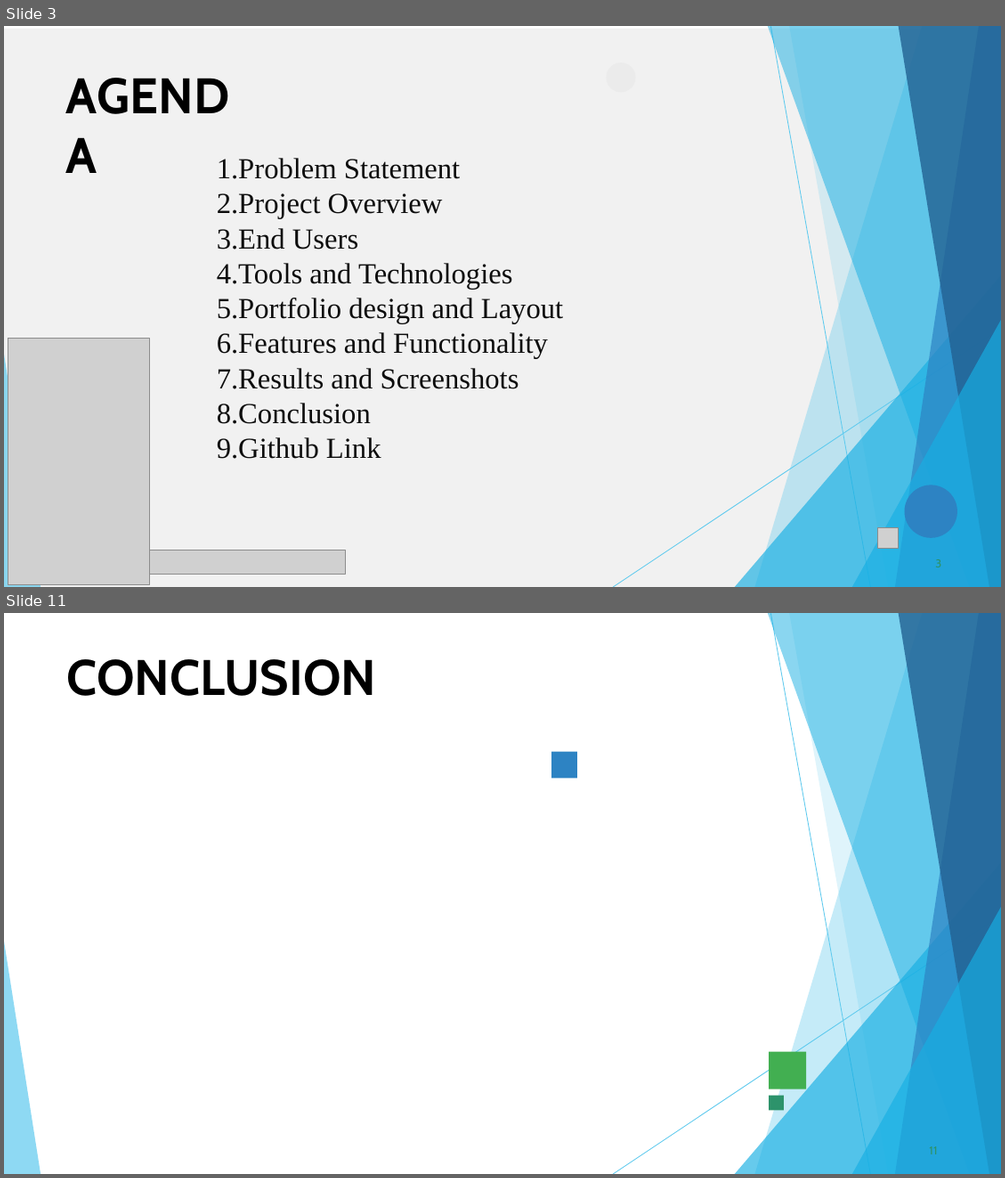
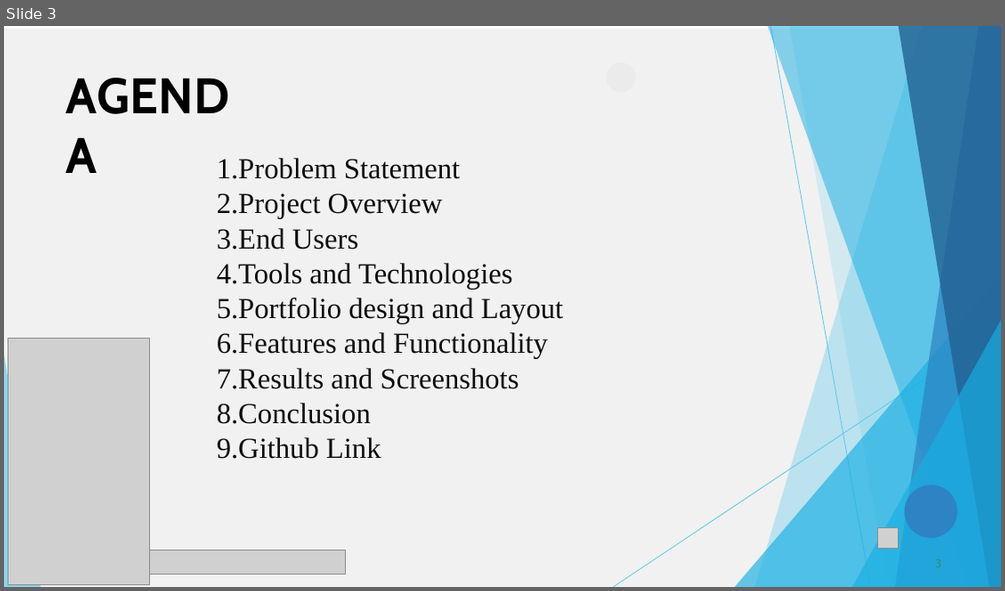
Before and after one commit to karthikagopalsamy28-maker/Karthika, a slide deck: PPT FWD TNSDC 2025 (1).pptx. Shown one above the other, each under a label of ours: slides 3 and 11 before the commit, slide 3 after it; the slides between them are not shown. The pictures are 1005x1178 and 1005x591 pixels, drawn with LibreOffice and Linux fonts; fonts in the diff are those of the drawing; grey boxes stand for pictures; background and template pictures are left out. Boxes give left, top, right and bottom in pixels: in the first picture for what was removed or moved away, otherwise in the second. Text is boxed around its words. In the diff, an @@ line names an element or a change of style, - is before the commit and + after.

```diff
--- a/PPT FWD TNSDC 2025 (1).pptx
+++ b/PPT FWD TNSDC 2025 (1).pptx
@@ slide 11 removed at (x1=4, y1=613, x2=1001, y2=1174), background #FFFFFF @@
@@ freeform shape removed at (x1=755, y1=613, x2=1001, y2=1174) @@
@@ freeform shape removed at (x1=768, y1=613, x2=1001, y2=1174) @@
@@ freeform shape removed at (x1=771, y1=614, x2=871, y2=1174) @@
@@ freeform shape removed at (x1=789, y1=613, x2=1001, y2=1174) @@
@@ freeform shape removed at (x1=896, y1=613, x2=1001, y2=1174) @@
@@ freeform shape removed at (x1=898, y1=613, x2=1001, y2=1174) @@
@@ title removed at (x1=67, y1=659, x2=377, y2=696) @@
-CONCLUSION
@@ freeform shape removed at (x1=551, y1=751, x2=577, y2=778) @@
@@ freeform shape removed at (x1=735, y1=862, x2=1001, y2=1174) @@
@@ freeform shape removed at (x1=614, y1=915, x2=1001, y2=1174) @@
@@ freeform shape removed at (x1=852, y1=907, x2=1001, y2=1174) @@
@@ freeform shape removed at (x1=4, y1=941, x2=40, y2=1174) @@
@@ freeform shape removed at (x1=769, y1=1051, x2=807, y2=1088) @@
@@ freeform shape removed at (x1=769, y1=1095, x2=784, y2=1111) @@
@@ page number removed at (x1=929, y1=1146, x2=937, y2=1154) @@
-11
```
Also in this commit, not shown: 7 slides changed, 17 slides added, 2 other slides removed.
